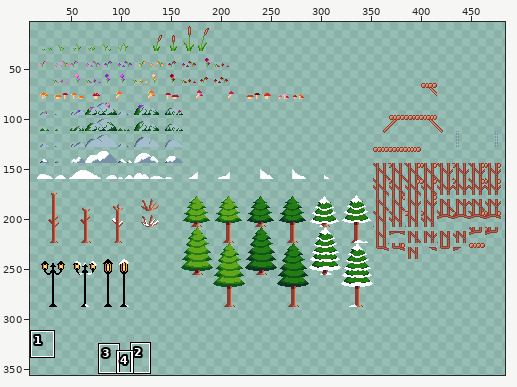
Edited in one commit: sprite sheet (Goose with a Scarf/sprites/sprTilesDeco16/e3e90a35-e177-4fa3-9686-92c172d5dfba.png). The picture above shows the old version from afar; the outline marks the close-up.
Close-up. As it was:
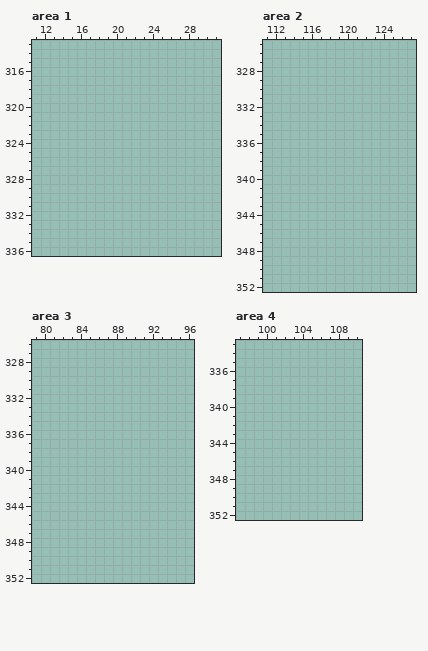
The file is 496x496 pixels. Shown: area 1: x 11..31, y 313..336; area 2: x 111..127, y 325..352; area 3: x 79..96, y 326..352; area 4: x 97..110, y 333..352. The wide view leaves out empty margins. The commit also changed other parts of the picture, which this record leaves out.
After:
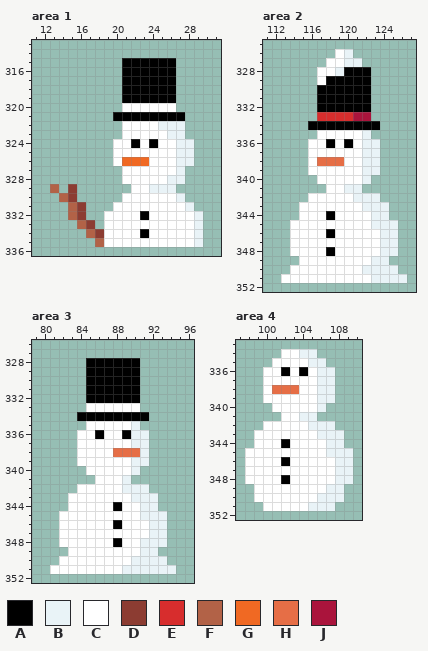
Palette (. is transparent): A #000000  B #e9f3f7  C #ffffff  D #8c3c32  E #d72d2d  F #b26247  G #f06923  H #e66e46  J #aa143c
Edits made:
Changed rows in their new state; - is an unchanged pixel.
Area 1:
first column x 13:
315 --------AAAAAA---
316 --------AAAAAA---
317 --------AAAAAA---
318 --------AAAAAA---
319 --------AAAAAA---
320 --------CCCCCC---
321 -------AAAAAAAA--
322 --------CCCCBBB--
323 --------CCCCCBB--
324 -------CCACACCBB-
325 -------CCCCCCCBB-
326 -------CGGGCCCBB-
327 --------CCCCCCB--
328 --------CCCCCBB--
329 F-D------CCBBB---
330 -FD-----CCCCCCB--
331 --FD---CCCCCCCCB-
332 --FD--CCCCACCCCCB
333 ---FD-CCCCCCCCCCB
334 ----FDCCCCACCCCCB
335 -----FCCCCCCCCCCB
Area 2:
first column x 113:
326 ------CB------
327 -----CCBB-----
328 ----CCBAAA----
329 ----CAAAAA----
330 ----AAAAAA----
331 ----AAAAAA----
332 ----AAAAAA----
333 ----EEEEJJ----
334 ---AAAAAAAA---
335 ----CCCCCB----
336 ---CCACACBB---
337 ---CCCCCCBB---
338 ---CHHHCCBB---
339 ---CCCCCCBB---
340 ----CCCCCB----
341 -----CCBB-----
342 ---CCCCCBBB---
343 --CCCCCCCBBB--
344 --CCCACCCCBB--
345 -CCCCCCCCCBBB-
346 -CCCCACCCCCBB-
347 -CCCCCCCCCCBB-
348 -CCCCACCCCCBB-
349 --CCCCCCCCBB--
350 -CCCCCCCCBBBB-
351 CCCCCCCCCCBBBB
Area 3:
first column x 81:
328 ----AAAAAA----
329 ----AAAAAA----
330 ----AAAAAA----
331 ----AAAAAA----
332 ----AAAAAA----
333 ----CCCCCC----
334 ---AAAAAAAA---
335 ----CCCCCB----
336 ---CCACCABB---
337 ---CCCCCCBB---
338 ---CCCCHHHB---
339 ---CCCCCCBB---
340 ----CCCCCB----
341 -----CCCB-----
342 ---CCCCCBBB---
343 --CCCCCCCBBB--
344 --CCCCCACCBB--
345 -CCCCCCCCCBBB-
346 -CCCCCCACCCBB-
347 -CCCCCCCCCCBB-
348 -CCCCCCACCBBB-
349 --CCCCCCCCBB--
350 -CCCCCCCCBBBB-
351 CCCCCCCCBBBBBB
Area 4:
first column x 98:
334 ----CCBB----
335 ---CCCCBB---
336 --CCACACBB--
337 --CCCCCCBB--
338 --CHHHCCBB--
339 --CCCCCCBB--
340 ---CCCCCB---
341 ----CCBB----
342 --CCCCCBBB--
343 -CCCCCCCBBB-
344 -CCCACCCCBB-
345 CCCCCCCCCBBB
346 CCCCACCCCCBB
347 CCCCCCCCCCBB
348 CCCCACCCCCBB
349 -CCCCCCCCBB-
350 -CCCCCCCBBB-
351 --CCCCCBBB--
